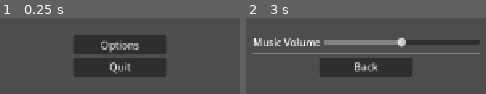
Above: before the commit, frames 1-2 (left to right).
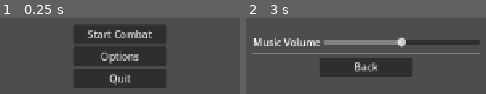
Above: after the commit, the same moments.

Repository: SemaLuna/4x-game
Game: Godot game, scene res://main.tscn
Two runs of this game, one before a commit and one after it. Both use one fixed random seed, a clock stepped at 60 frames per second and the inputs below.
Inputs (mouse positions are in pixels of both pictures, inside the frame that each line leads up to):
- Up to frame 1 (0.25 s): no input
- Up to frame 2 (3 s): click (366, 33) at 0.5 s, where only the run after the commit has a clickable "Start Combat"; click (366, 33) at 1.25 s, where only the run after the commit has a clickable "Start Combat"; click (366, 33) at 2 s, where only the run after the commit has a clickable "Start Combat"; click "Options" at 2.75 s

The runs differ from the first frame. In frame 1, 16% of the frame differs, in the area x 30-70%, y 10-93%; in frame 2, less than 0.1%.

Commit message:
feat: add a start combat button

Diff:
--- a/gui/gui.gd
+++ b/gui/gui.gd
@@ -3,4 +3,9 @@
 const MAIN_MENU_SCENE = preload("res://gui/menus/main_menu.tscn")
 
 func _ready() -> void:
-	add_child(MAIN_MENU_SCENE.instantiate())
+	var scene = MAIN_MENU_SCENE.instantiate()
+	add_child(scene)
+	scene.start_combat.connect(_on_start_combat)
+
+func _on_start_combat() -> void:
+	print("Combat has started!")
--- a/gui/menus/main_menu.gd
+++ b/gui/menus/main_menu.gd
@@ -1,4 +1,6 @@
 extends CenterContainer
+
+signal start_combat
 
 func _on_options_pressed() -> void:
 	$MainMenuButtons.visible = false
@@ -7,3 +9,6 @@
 func _on_back_pressed() -> void:
 	$OptionMenuButtons.visible = false
 	$MainMenuButtons.visible = true
+
+func _on_start_combat_pressed() -> void:
+	start_combat.emit()
--- a/gui/menus/main_menu.tscn
+++ b/gui/menus/main_menu.tscn
@@ -15,6 +15,10 @@
 [node name="MainMenuButtons" type="VBoxContainer" parent="." unique_id=1952616692]
 custom_minimum_size = Vector2(150, 0)
 layout_mode = 2
+
+[node name="StartCombat" type="Button" parent="MainMenuButtons" unique_id=2116688947]
+layout_mode = 2
+text = "Start Combat"
 
 [node name="Options" type="Button" parent="MainMenuButtons" unique_id=345873185]
 layout_mode = 2
@@ -51,6 +55,7 @@
 size_flags_horizontal = 4
 text = "Back"
 
+[connection signal="pressed" from="MainMenuButtons/StartCombat" to="." method="_on_start_combat_pressed"]
 [connection signal="pressed" from="MainMenuButtons/Options" to="." method="_on_options_pressed"]
 [connection signal="pressed" from="MainMenuButtons/Quit" to="MainMenuButtons/Quit" method="_on_pressed"]
 [connection signal="value_changed" from="OptionMenuButtons/Volume/Slider" to="OptionMenuButtons/Volume/Slider" method="_on_value_changed"]
